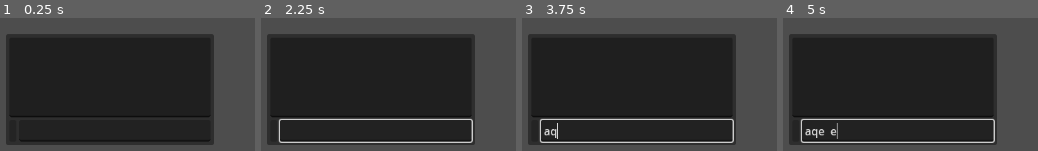
Above: before the commit, frames 1-4 (left to right).
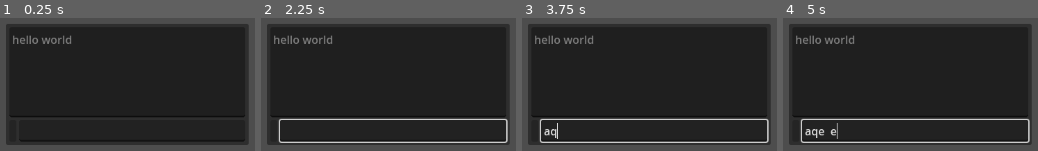
Above: after the commit, the same moments.

Repository: nate-telecomm/cosmoscolonies
Game: Godot game, scene res://chat/chat.tscn
The game is run twice, just before and just after one commit, with the same random seed, the same clock (stepped at 60 frames per second) and the same inputs. This scene is started directly instead of the project's main scene.
Inputs (mouse positions are in pixels of both pictures, inside the frame that each line leads up to):
- Up to frame 1 (0.25 s): no input
- Up to frame 2 (2.25 s): tap Enter at 0.5, 2 s; move the mouse to (outside the picture) at 0.52 s; hold D (right) 0.53-1.28 s; hold E (e) 0.53-1.28 s; tap Space (throttle) at 1.25 s; move the mouse to (outside the picture) at 1.27 s; hold S (backward) 1.28-2.03 s; tap E (e) at 1.35 s; move the mouse to (outside the picture) at 2.02 s; hold D (right) from 2.03 s (still down); hold Up (pitch_minus) from 2.03 s (still down)
- Up to frame 3 (3.75 s): tap E (e) at 2.3, 3.05 s; tap Space (throttle) at 2.75 s; move the mouse to (outside the picture) at 2.77 s; release D (right) at 2.78 s; release Up (pitch_minus) at 2.78 s; hold W (forward) 2.78-3.53 s; tap Down (pitch_plus) at 2.85 s; tap Enter at 3.5 s; move the mouse to (outside the picture) at 3.52 s; hold A (left) from 3.53 s (still down); hold Q (q) from 3.53 s (still down)
- Up to frame 4 (5 s): keep holding A (left); tap E (e) at 3.8, 4.55 s; tap Space (throttle) at 4.25, 4.35 s; move the mouse to (outside the picture) at 4.27 s; release Q (q) at 4.28 s

The runs differ from the first frame. In frame 1, 19% of the frame differs, in the area x 2-98%, y 4-96%; in frame 2, 19%; in frame 3, 19%; in frame 4, 19%.

Commit message:
make chat not indefinitely spam

Diff:
--- a/chat/chat.gd
+++ b/chat/chat.gd
@@ -4,17 +4,26 @@
 @onready var chat_messages: TextEdit = $MarginContainer/VBoxContainer/HBoxContainer/PanelContainer/MarginContainer/VBoxContainer/Messages
 @onready var chat_messager: LineEdit = $MarginContainer/VBoxContainer/HBoxContainer/PanelContainer/MarginContainer/VBoxContainer/HBoxContainer/Messager
 
-var finished: String
+var last_message_count := 0
 
 func _ready() -> void:
 	chat_player_name.text = GlobalData.username
+	chat_messages.editable = false  # Prevent user editing
 
 func _on_messager_text_submitted(new_text: String) -> void:
 	GlobalData.send_chat_message(new_text)
 	chat_messager.text = ""
 
 func _process(_delta: float) -> void:
+	if GlobalData.chat_messages.size() != last_message_count:
+		update_chat_display()
+		last_message_count = GlobalData.chat_messages.size()
+
+func update_chat_display() -> void:
+	var text := ""
 	for chat in GlobalData.chat_messages:
-		finished += "[%s]: %s" % [chat["user"], chat["msg"]] + "\n"
-	chat_messages.text = finished
-	await get_tree().create_timer(5).timeout
+		text += "[%s]: %s\n" % [chat["user"], chat["msg"]]
+
+	chat_messages.text = text
+
+	chat_messages.scroll_vertical = chat_messages.get_v_scroll_bar().max_value - 2
--- a/chat/chat.tscn
+++ b/chat/chat.tscn
@@ -35,7 +35,7 @@
 size_flags_vertical = 8
 
 [node name="PanelContainer" type="PanelContainer" parent="MarginContainer/VBoxContainer/HBoxContainer"]
-custom_minimum_size = Vector2(300, 160)
+custom_minimum_size = Vector2(350, 175)
 layout_mode = 2
 size_flags_horizontal = 0
 
@@ -55,6 +55,9 @@
 size_flags_vertical = 3
 text = "hello world"
 editable = false
+selecting_enabled = false
+scroll_smooth = true
+scroll_fit_content_width = true
 
 [node name="HBoxContainer" type="HBoxContainer" parent="MarginContainer/VBoxContainer/HBoxContainer/PanelContainer/MarginContainer/VBoxContainer"]
 layout_mode = 2
Not shown: 1 places in login.tscn that only renumber resources
